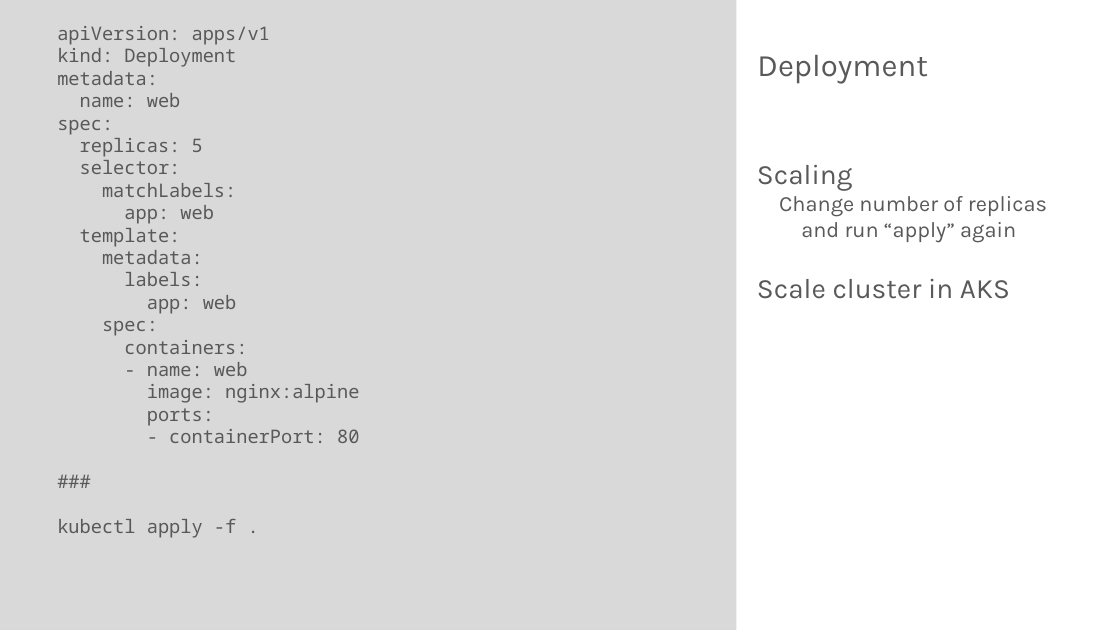
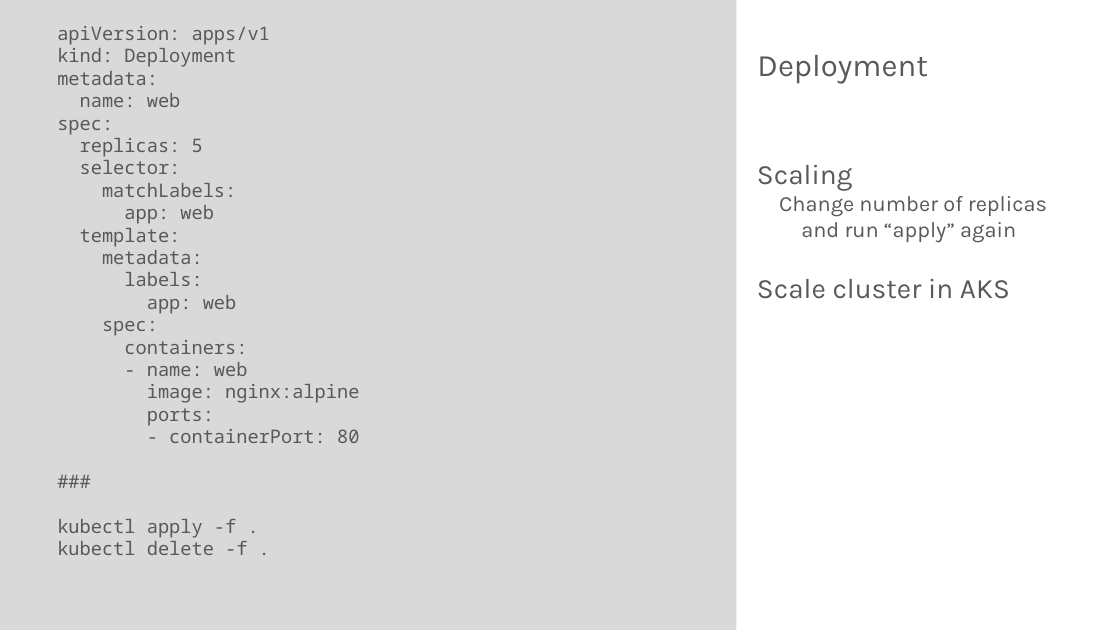
Before and after one commit to rstropek/DockerVS2015Intro, a slide deck: slide 23 of slides/Kubernetes-Workshop.pptx (slide 19 before the commit). Drawn at 1120x630 pixels with LibreOffice and Linux fonts; fonts in the diff are those of the drawing. Boxes give left, top, right and bottom in pixels: in the first picture for what was removed or moved away, otherwise in the second. Text is boxed around its words. In the diff, an @@ line names an element or a change of style, - is before the commit and + after.

```diff
--- a/slides/Kubernetes-Workshop.pptx
+++ b/slides/Kubernetes-Workshop.pptx
@@ text at [57, 541, 247, 555]: paragraph added @@
+kubectl delete -f .
```
Also in this commit, not shown: 5 other slides changed, 6 slides added, 1 other file.
